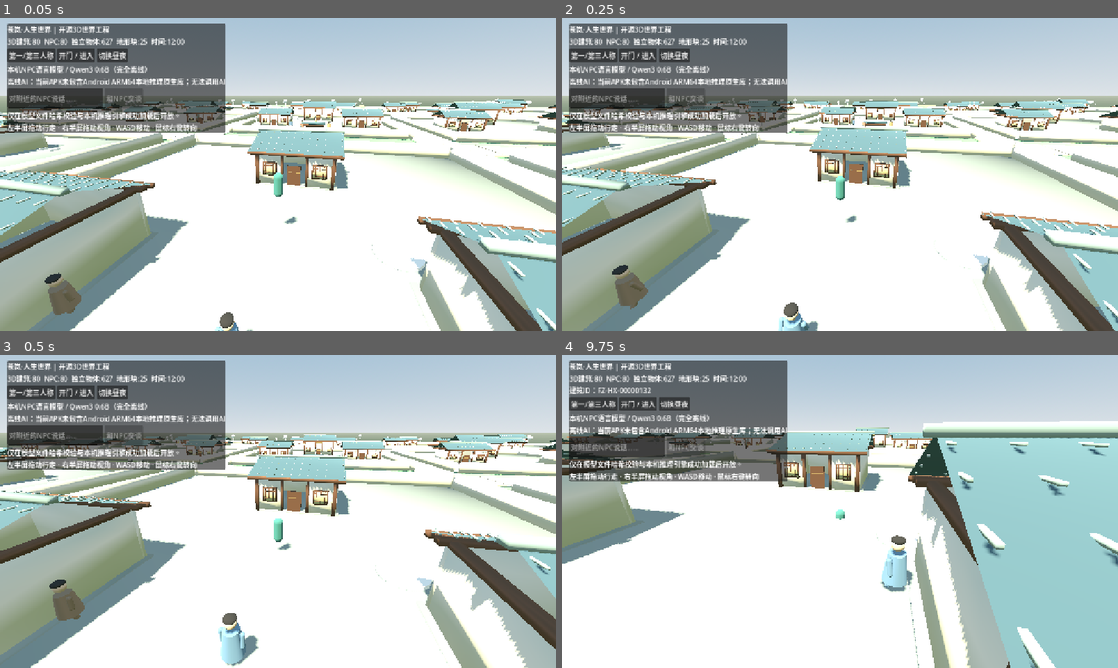
Above: before the commit, frames 1-4 (two rows, left to right).
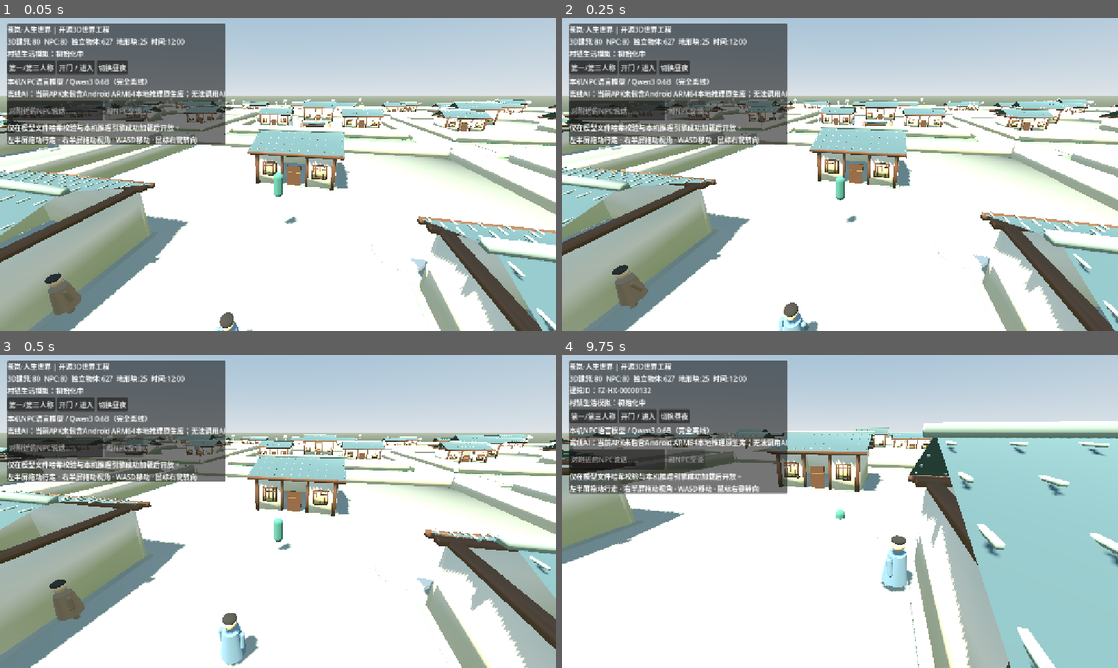
Above: after the commit, the same moments.

Repository: 160701541-cell/xinyanshuo
Game: Godot game, scene res://scenes/main.tscn
Two runs of this game, one before a commit and one after it. Both use one fixed random seed, a clock stepped at 60 frames per second and the inputs below.
Inputs (mouse positions are in pixels of both pictures, inside the frame that each line leads up to):
- Up to frame 1 (0.05 s): no input
- Up to frame 2 (0.25 s): no input
- Up to frame 3 (0.5 s): no input
- Up to frame 4 (9.75 s): move the mouse to (962, 495) at 0.52 s; hold D 0.53-1.25 s; hold Shift 0.53-1.25 s; click (962, 495) at 0.67 s; drag from (728, 527) to (812, 574) at 1.27 s; move the mouse to (895, 442) at 2.02 s; hold D 2.03-2.75 s; hold Shift 2.03-2.75 s; drag from (812, 574) to (673, 464) at 2.77 s; move the mouse to (1006, 558) at 3.52 s; hold A 3.53-4.25 s; hold Shift 3.53-4.25 s; drag from (673, 464) to (756, 433) at 4.27 s; move the mouse to (867, 511) at 5.02 s; hold S 5.03-5.75 s; hold Shift 5.03-5.75 s; click (867, 511) at 5.17 s; drag from (756, 433) to (728, 527) at 5.77 s; move the mouse to (962, 495) at 6.52 s; hold W 6.53-7.25 s; hold Shift 6.53-7.25 s; drag from (728, 527) to (812, 574) at 7.27 s; move the mouse to (895, 442) at 8.02 s; hold S 8.03-8.75 s; hold Shift 8.03-8.75 s; drag from (812, 574) to (673, 464) at 8.77 s; move the mouse to (1006, 558) at 9.52 s; hold W from 9.53 s (still down); hold Shift from 9.53 s (still down); click (1006, 558) at 9.67 s

The runs differ from the first frame. In frame 1, 6.0% of the frame differs, in the area x 1-41%, y 9-41%; in frame 2, 6.0%; in frame 3, 6.0%; in frame 4, 6.1%, in the area x 1-41%, y 13-45%.

Commit message:
feat(gameplay): integrate WorldBox-style real economy, 80 NPC professions, food & hourly production in playable Godot 3D HUD

Diff:
--- a/game-source/godot3d/scripts/world_main.gd
+++ b/game-source/godot3d/scripts/world_main.gd
@@ -9,6 +9,7 @@
 const Citizen = preload("res://scripts/npc_agent.gd")
 const Interiors = preload("res://scripts/interior_factory.gd")
 const LocalAI = preload("res://scripts/local_ai_service.gd")
+const LifeSim = preload("res://scripts/worldbox_life_sim.gd")
 # Authentic earlier Canglan 3D economy/identity source has been audited and
 # safely migrated to the PUBLIC repository without any signing credentials.
 const OriginalWorldState = preload("res://scripts/world_state.gd")
@@ -19,6 +20,10 @@
 var seed: int = 20261016
 var rules: RefCounted
 var authoritative_world: RefCounted
+var life_sim: RefCounted
+var _life_last_hour: int = 12
+var _life_day: int = 1
+var ui_life: Label
 var building_factory: RefCounted
 var interior_factory: RefCounted
 var citizen_nodes: Array[Node3D] = []
@@ -78,6 +83,18 @@
 	_build_avatar()
 	_load_nearby_terrain()
 	_build_settlements()
+	# WorldBox-like real simulation continues regardless of local LLM availability.
+	life_sim = LifeSim.new()
+	life_sim.call("start",seed)
+	life_sim.call("create_village","CL-HX-VILLAGE-0001",
+		{"homes":22,"fields":7,"food":280,"grain":100,"water":90,
+		 "wood":85,"stone":45,"clay":30,"coin":12})
+	var work_roles := ["farmer","woodcutter","quarryman","cook","potter",
+		"farmer","farmer","cook","woodcutter","farmer"]
+	for n in range(citizen_nodes.size()):
+		life_sim.call("add_citizen",
+			String(citizen_nodes[n].get_meta("entity_id","")),
+			"CL-HX-VILLAGE-0001",work_roles[n%work_roles.size()],20+n%42)
 	prop_root.call("build",rules,seed)
 	# The actual GGUF/llama.cpp service is part of the same 3D game process.
 	# When native binary or verified weights are missing it reports disabled,
@@ -295,6 +312,9 @@
 	ui_status = Label.new()
 	ui_status.text = "构建场景中"
 	stack.add_child(ui_status)
+	ui_life = Label.new()
+	ui_life.text = "村镇生活模拟：初始化中"
+	stack.add_child(ui_life)
 	var actions := HBoxContainer.new()
 	stack.add_child(actions)
 	var toggle_cam := Button.new()
@@ -433,6 +453,20 @@
 	_refresh_status_throttled(delta)
 	_update_camera(delta)
 	_hour = fmod(_hour+delta*0.0033,24.0)
+	# One authoritative, bounded economy tick per in-game hour;
+	# visual crowds and NPC speech cannot create free stock.
+	var current_hour: int = int(_hour)
+	if current_hour != _life_last_hour and life_sim != null:
+		_life_last_hour = current_hour
+		life_sim.call("tick")
+		if ui_life != null:
+			var state: Dictionary = life_sim.call("get_world_summary")
+			var town: Dictionary = life_sim.get("villages")["CL-HX-VILLAGE-0001"]
+			var stock: Dictionary = town["stock"]
+			ui_life.text = "生活模拟 第%d日 %02d时 | 村民%d | 繁荣%d | 粮%d 木%d 石%d 食物%d" % [
+				int(state["day"]),int(state["hour"]),int(state["population"]),
+				int(state["average_prosperity"]),int(stock["grain"]),int(stock["wood"]),
+				int(stock["stone"]),int(stock["food"])]
 	_npc_clock -= delta
 	if _npc_clock < 0:
 		_npc_clock = 11.0
